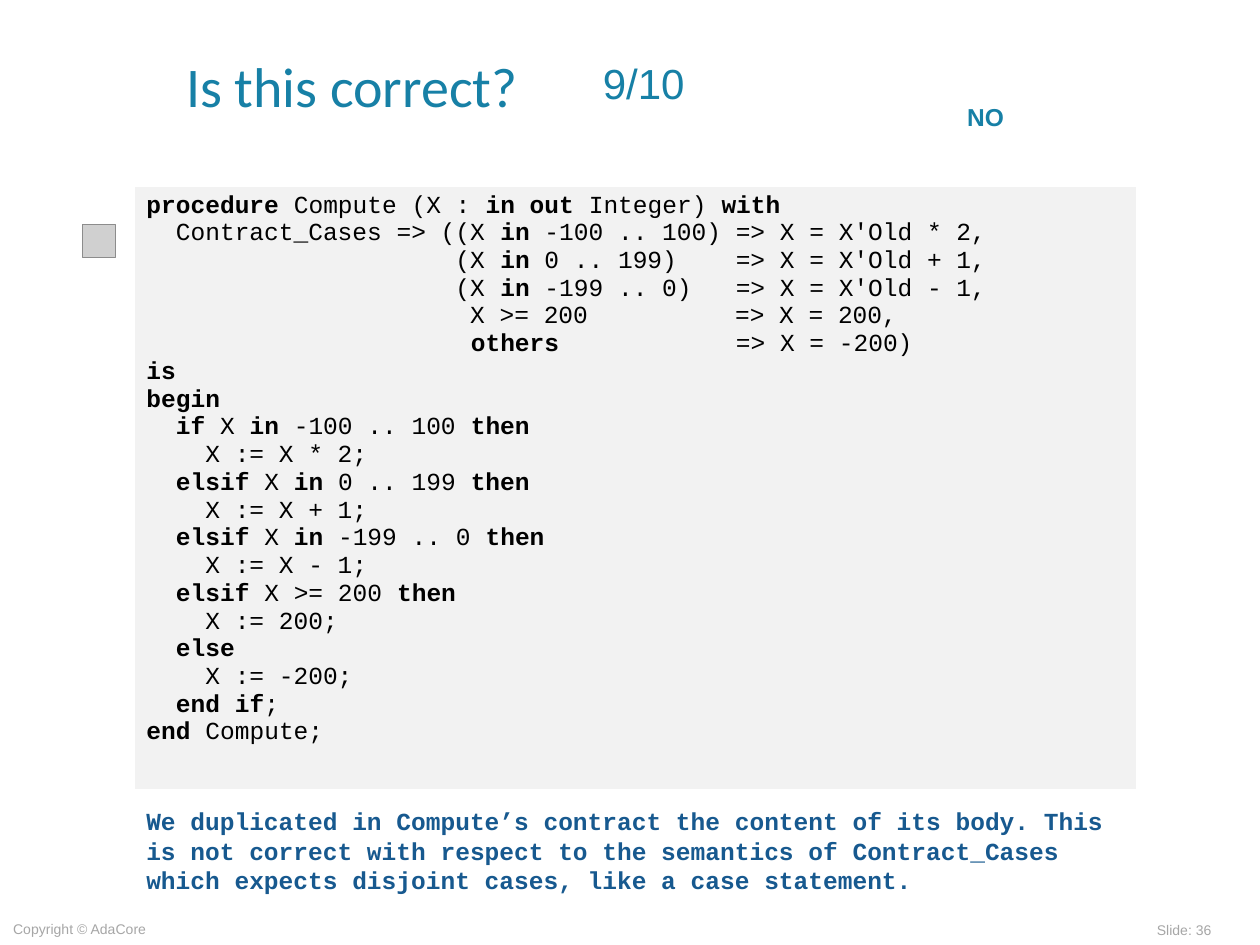
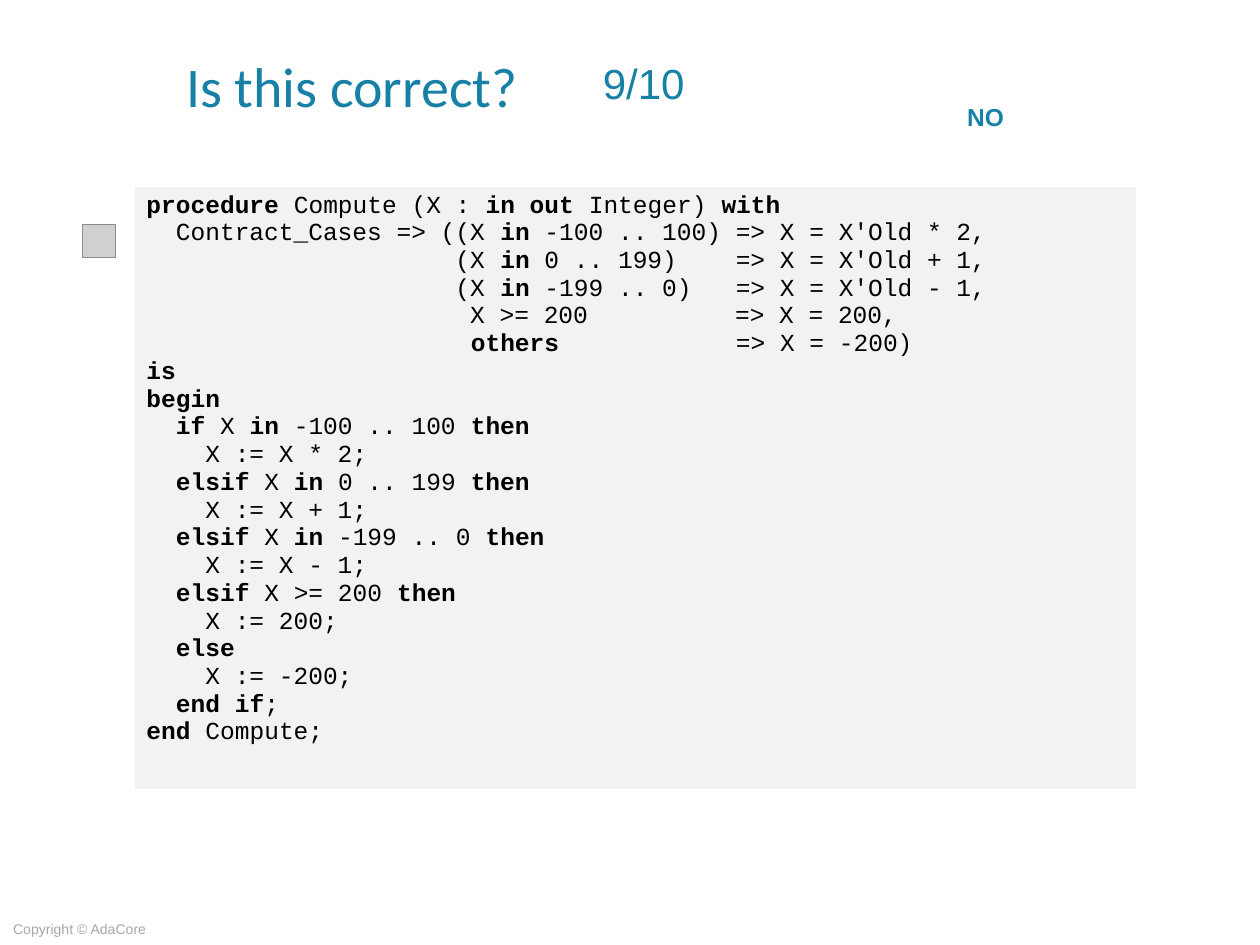
Before and after one commit to AdaCoreU/Courses, a slide deck: slide 36 of lectures/06_SPARK_2014/03_Proof_Of_Program_Integrity/Slides/03_Proof_Of_Program_Integrity.ppt. Drawn at 1260x945 pixels with LibreOffice and Linux fonts; fonts in the diff are those of the drawing; grey boxes stand for pictures; background and template pictures are left out. Boxes give left, top, right and bottom in pixels: in the first picture for what was removed or moved away, otherwise in the second. Text is boxed around its words. In the diff, an @@ line names an element or a change of style, - is before the commit and + after.

```diff
--- a/lectures/06_SPARK_2014/03_Proof_Of_Program_Integrity/Slides/03_Proof_Of_Program_Integrity.ppt
+++ b/lectures/06_SPARK_2014/03_Proof_Of_Program_Integrity/Slides/03_Proof_Of_Program_Integrity.ppt
@@ text removed at (146, 813, 1103, 894) @@
-We duplicated in Compute’s contract the content of its body. This is not correct with respect to the semantics of Contract_Cases which expects disjoint cases, like a case statement.
@@ page number removed at (1157, 925, 1212, 935) @@
-Slide: 36
```
Also in this commit, not shown: 36 other slides changed, 2 slides added, 2 slides removed, 2 other files.
